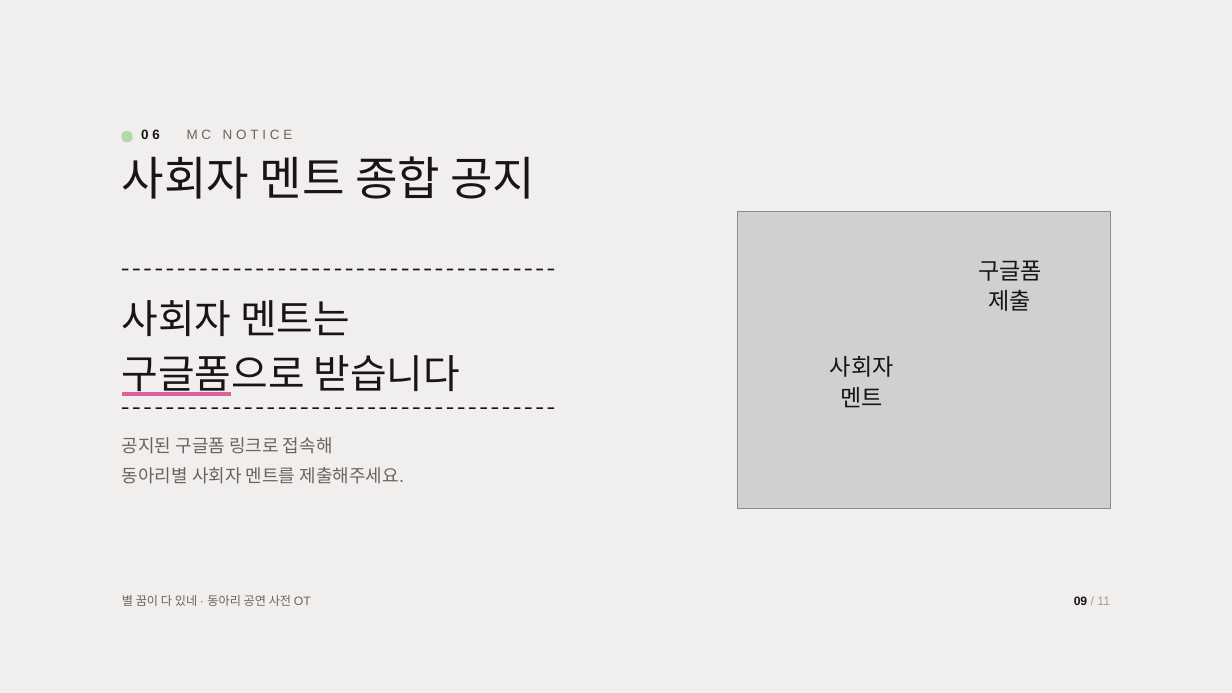
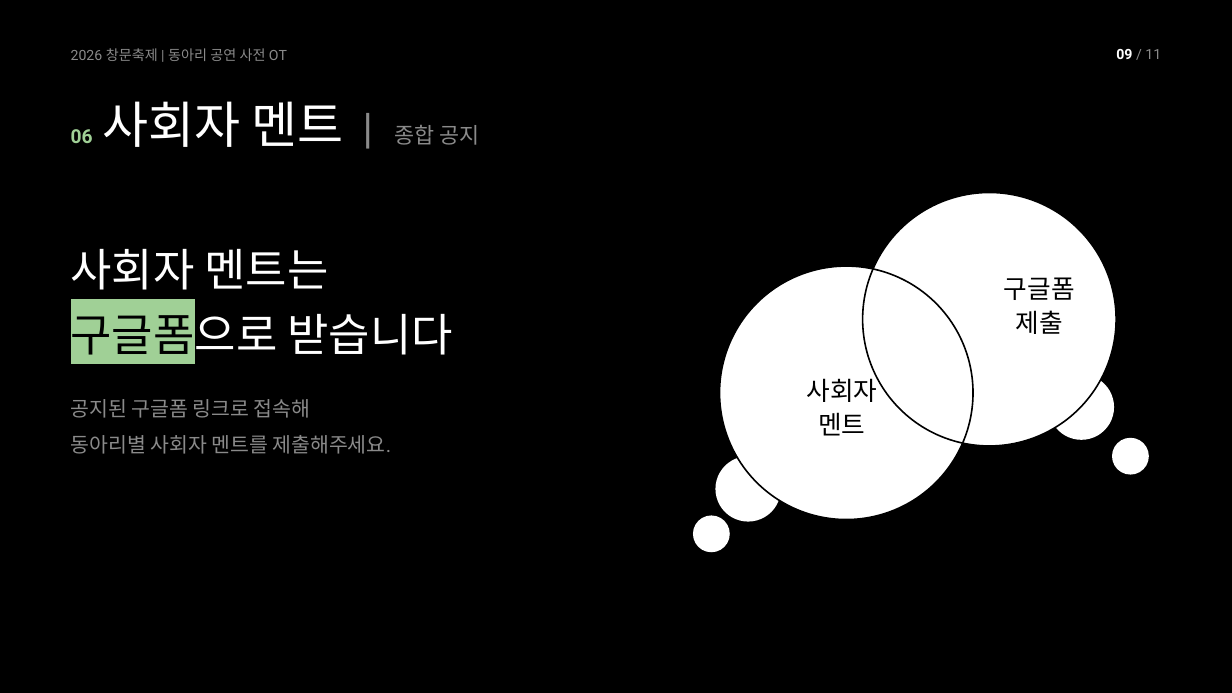
Before and after one commit to 22300576-star/-, a slide deck: slide 9 of 2026_창조와문화_동아리공연_사전OT.pptx. Drawn at 1232x693 pixels with LibreOffice and Linux fonts; fonts in the diff are those of the drawing; grey boxes stand for pictures; background and template pictures are left out. Boxes give left, top, right and bottom in pixels: in the first picture for what was removed or moved away, otherwise in the second. Text is boxed around its words. In the diff, an @@ line names an element or a change of style, - is before the commit and + after.

```diff
--- a/2026_창조와문화_동아리공연_사전OT.pptx
+++ b/2026_창조와문화_동아리공연_사전OT.pptx
@@ background picture (left out) to #000000 @@
@@ text at <box>71,48,287,61</box>: text changed; size 9.5 to 11 pt; font Arial to Roboto; text colour #6B6360 to #8A8A8A @@
-별 꿈이 다 있네 · 동아리 공연 사전 OT
+2026 창문축제 | 동아리 공연 사전 OT
@@ text "09 / 11": place and size @@
-text "09 / 11" at <box>1074,596,1110,605</box>
+text "09 / 11" at <box>1116,49,1161,59</box>
@@ text "09 / 11" at <box>1116,49,1161,59</box>: size 9.5 to 11 pt, font Arial to Roboto; text colour #1A1414 to #FFFFFF in "09"; text colour #A49D99 to #8A8A8A in "/ 11" @@
@@ text "06 사회자 멘트 | 종합 ..." at <box>71,101,479,147</box>: vertical alignment top to bottom @@
@@ text at <box>71,101,479,147</box>: text changed; size 36 to 39 pt; font Arial to Roboto; text colour #1A1414 to #FFFFFF @@
-사회자 멘트 종합 공지
+06 사회자 멘트 | 종합 공지
@@ ellipse removed at <box>122,131,132,141</box> @@
@@ text removed at <box>141,129,293,139</box> @@
-06 MC NOTICE
@@ ellipse added at <box>863,192,1116,445</box>, fill #FFFFFF @@
@@ ellipse added at <box>863,192,1116,445</box>, outline #000000 1.25 pt @@
@@ text "사회자 멘트는": place and size @@
-text "사회자 멘트는" at <box>122,300,460,396</box>
+text "사회자 멘트는" at <box>71,249,452,362</box>
@@ text "사회자 멘트는" at <box>71,249,452,362</box>: size 31 to 35 pt, font Arial to Roboto; text colour #1A1414 to #FFFFFF in "사회자 멘트는", "구글폼으로 받습니다"; text colour #1A1414 to #000000, highlight none to #A0D096, underline off in "구글폼으로"; line spacing 1.15 to 1.2 @@
@@ picture removed at <box>738,212,1111,508</box> @@
@@ ellipse added at <box>720,266,973,519</box>, fill #FFFFFF @@
@@ ellipse added at <box>720,266,973,519</box>, outline #000000 1.25 pt @@
@@ line removed from (122, 270) to (558, 270) @@
@@ text "구글폼": place and size @@
-text "구글폼" at <box>978,260,1042,311</box>
+text "구글폼" at <box>1004,277,1075,334</box>
@@ text "구글폼" at <box>1004,277,1075,334</box>: size 18 to 20 pt, font Arial to Roboto, text colour #1A1414 to #000000 @@
@@ text "공지된 구글폼 링크로 접속해": place and size @@
-text "공지된 구글폼 링크로 접속해" at <box>122,437,404,484</box>
+text "공지된 구글폼 링크로 접속해" at <box>71,399,392,454</box>
@@ text "공지된 구글폼 링크로 접속해" at <box>71,399,392,454</box>: size 14 to 16 pt, font Arial to Roboto, text colour #6B6360 to #8A8A8A; line spacing 1.4 to 1.45 @@
@@ text "사회자" at <box>806,374,877,436</box>: size 18 to 20 pt, font Arial to Roboto, text colour #1A1414 to #000000 @@
@@ text "사회자": place and size @@
-text "사회자" at <box>830,356,894,408</box>
+text "사회자" at <box>806,374,877,436</box>
@@ ellipse added at <box>1049,374,1115,440</box>, fill #FFFFFF @@
@@ line removed from (122, 409) to (558, 409) @@
@@ ellipse added at <box>1113,438,1150,475</box>, fill #FFFFFF @@
@@ ellipse added at <box>715,457,781,522</box>, fill #FFFFFF @@
@@ ellipse added at <box>693,516,730,553</box>, fill #FFFFFF @@
```
Also in this commit, not shown: 10 other slides changed, 1 other file.
